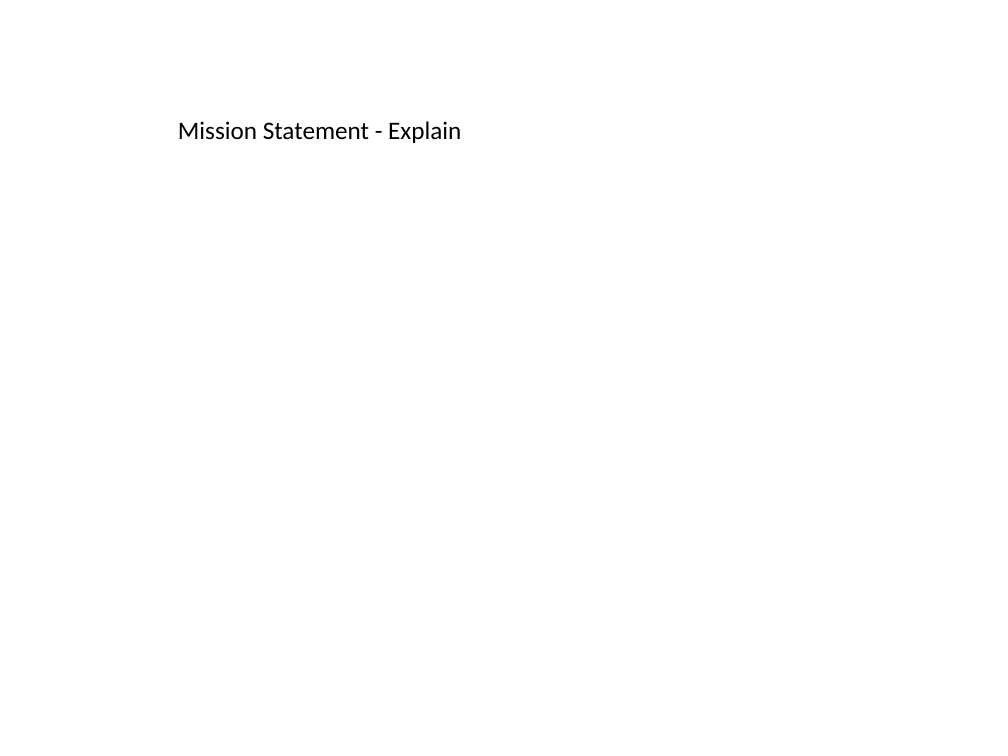
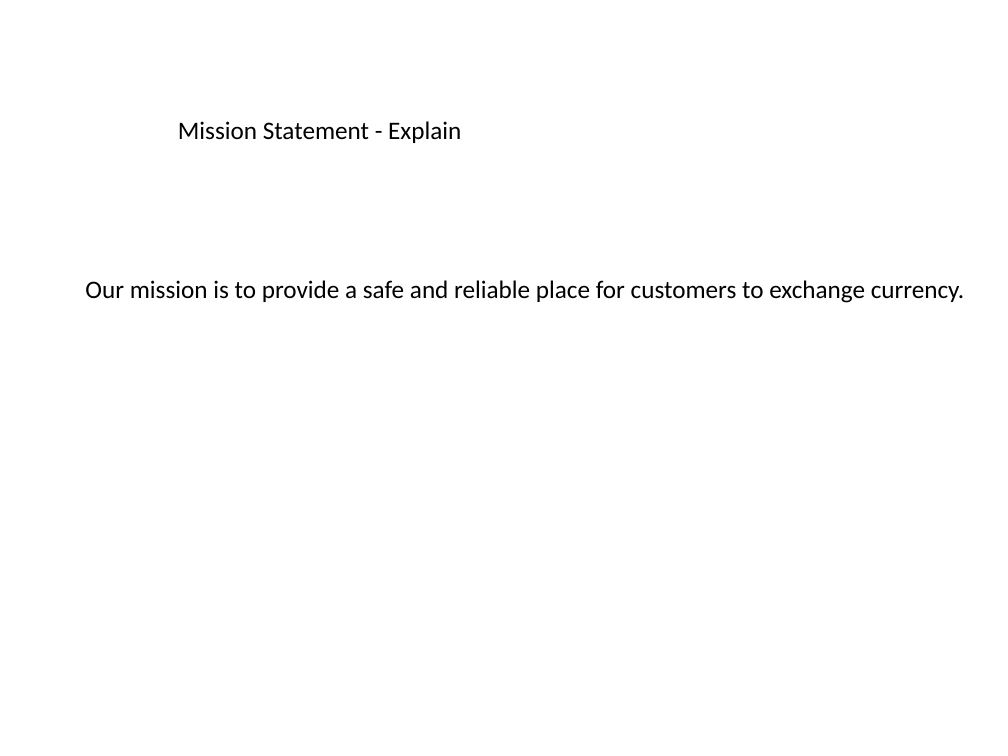
Before and after one commit to JamesLeB/Business, a slide deck: slide 2 of TODO/2-Monday/Presentation1.pptx. Drawn at 1008x756 pixels with LibreOffice and Linux fonts; fonts in the diff are those of the drawing. Boxes give left, top, right and bottom in pixels: in the first picture for what was removed or moved away, otherwise in the second. Text is boxed around its words. In the diff, an @@ line names an element or a change of style, - is before the commit and + after.

```diff
--- a/TODO/2-Monday/Presentation1.pptx
+++ b/TODO/2-Monday/Presentation1.pptx
@@ text added at box(85, 280, 965, 303), 18 pt, text #000000 @@
+Our mission is to provide a safe and reliable place for customers to exchange currency.
```
Also in this commit, not shown: 13 other slides changed, 1 slide added, 1 slide removed, 2 other files.
